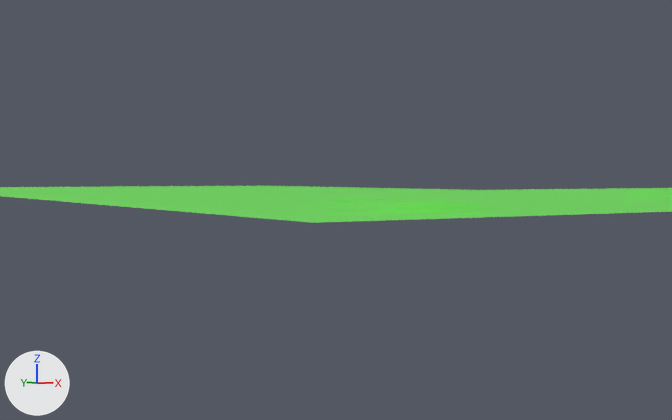
Renders of the Blender file client/build/res/models/world.blend from each side of a commit.
Before and after are seen from a 50 mm lens placed at (-77.0, -130.0, 8.0), pointed at (73.0, 110.0, -3.0). Arrows for +X, +Y and +Z are at lower left; the lights stay in place. The picture after the commit comes second. Mesh edges are drawn as thin lines on the coarser meshes.

Objects in the first picture: 'Terrain_simplified'.
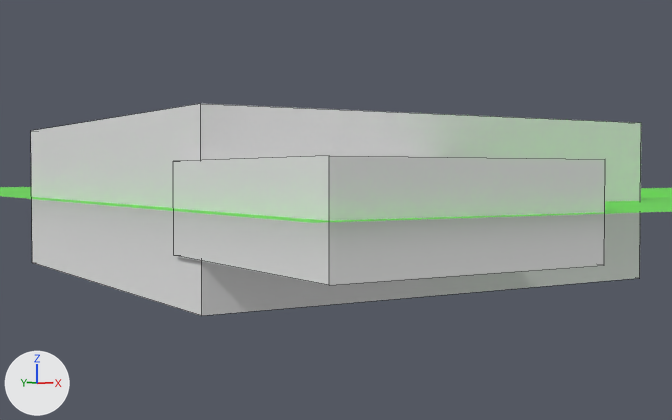
Changed parts and their boxes (x1, y1, x2, y2) in the pictures (672 x 420 px):
'GrassVolume_2', added: after (31, 104, 641, 316)
'GrassVolume_1', added: after (173, 156, 605, 285)
'Terrain_simplified', unchanged, covered by the edit: before (0, 186, 672, 223); after (0, 187, 672, 223)

Edits to the bpy script that builds the scene:
```text
Add me_cube_001:
    me_cube_001.from_pydata(...)  # a box spanning x -27.7..115.8, y -53.3..94.9, z -23.4..23.4
Add me_cube:
    me_cube.from_pydata(...)  # a box spanning x 5.9..72.8, y 4.5..73.6, z -10.9..10.9
Add ob_grassvolume_2:
    ob_grassvolume_2 = bpy.data.objects.new('GrassVolume_2', me_cube_001)
    ob_grassvolume_2.parent = ob_grassvolumes
    ob_grassvolume_2.location = (34.87, 113.9, 0.0)
Add ob_grassvolumes:
    ob_grassvolumes = bpy.data.objects.new('GrassVolumes', None)
    ob_grassvolumes.location = (0.0, 0.0, 0.0)
Add ob_grassvolume_1:
    ob_grassvolume_1 = bpy.data.objects.new('GrassVolume_1', me_cube)
    ob_grassvolume_1.parent = ob_grassvolumes
    ob_grassvolume_1.location = (0.0, 0.0, 0.0)
```
